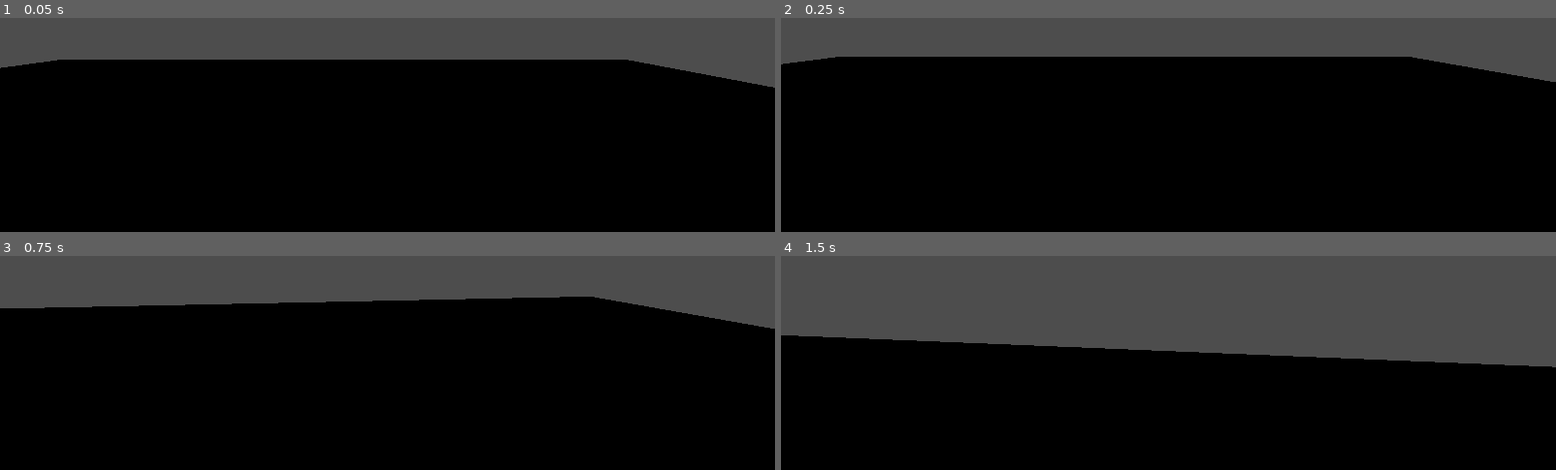
Above: before the commit, frames 1-4 (two rows, left to right).
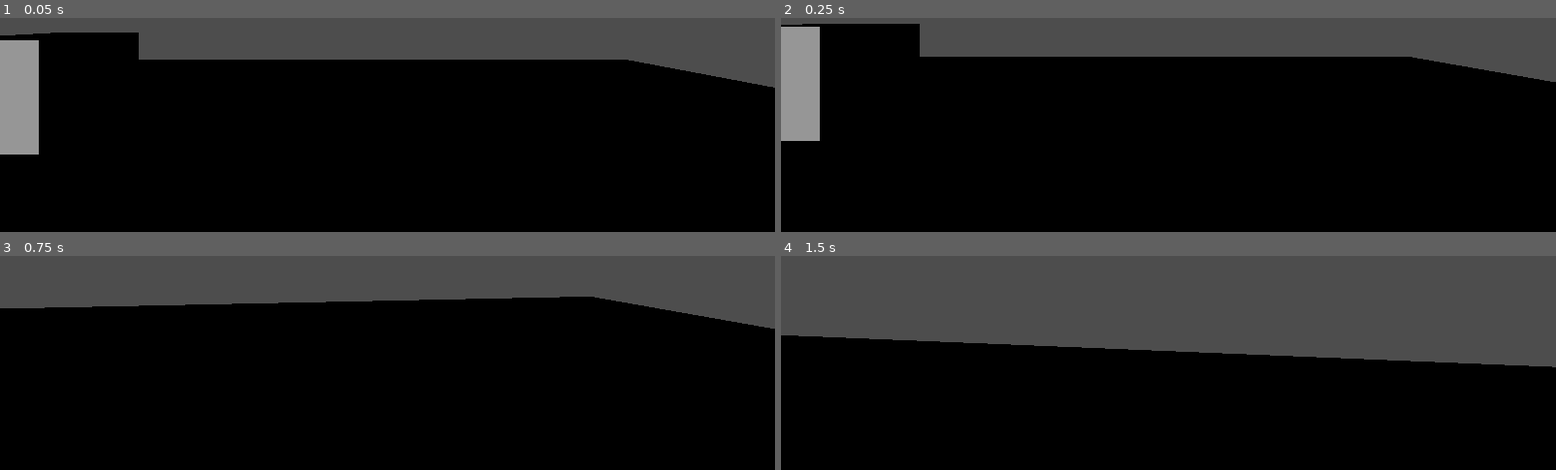
Above: after the commit, the same moments.

Repository: Anonoymouse/forge-repository
Game: Godot game, scene res://test_room.tscn
The game is run twice, just before and just after one commit, with the same random seed, the same clock (stepped at 60 frames per second) and the same inputs. The project has no main scene, so this scene is started directly.
Inputs (mouse positions are in pixels of both pictures, inside the frame that each line leads up to):
- Up to frame 1 (0.05 s): no input
- Up to frame 2 (0.25 s): no input
- Up to frame 3 (0.75 s): tap Enter at 0.5 s; move the mouse to (outside the picture) at 0.52 s; press the mouse at (outside the picture) at 0.53 s; hold W (move_forward) from 0.53 s (still down)
- Up to frame 4 (1.5 s): keep holding W (move_forward); move the mouse to (outside the picture) at 1.27 s; release the mouse at (outside the picture) at 1.28 s; click (outside the picture) at 1.35 s

The runs differ from the first frame. In frame 1, 4.5% of the frame differs, in the area x 0-18%, y 6-64%; in frame 2, 4.7%, in the area x 0-18%, y 2-58%; in frame 3, nothing differs; in frame 4, nothing differs.

Commit message:
made the target have some code and function also player can now shoot

Diff:
--- a/player.gd
+++ b/player.gd
@@ -1,4 +1,5 @@
 extends CharacterBody3D
+
 @export var speed := 6.0
 @export var mouse_sensitivity := 0.002
 
@@ -6,11 +7,16 @@
 
 var gravity: float = ProjectSettings.get_setting("physics/3d/default_gravity")
 
+
 func _ready() -> void:
 	Input.mouse_mode = Input.MOUSE_MODE_CAPTURED
 	camera.current = true
 
+
 func _unhandled_input(event: InputEvent) -> void:
+	if event.is_action_pressed("shoot"):
+		shoot()
+
 	if event is InputEventMouseMotion:
 		rotate_y(-event.relative.x * mouse_sensitivity)
 		camera.rotate_x(-event.relative.y * mouse_sensitivity)
@@ -18,6 +24,7 @@
 
 	if event.is_action_pressed("ui_cancel"):
 		Input.mouse_mode = Input.MOUSE_MODE_VISIBLE
+
 
 func _physics_process(delta: float) -> void:
 	if not is_on_floor():
@@ -32,3 +39,19 @@
 	velocity.z = direction.z * speed
 
 	move_and_slide()
+
+
+func shoot() -> void:
+	var from := camera.global_position
+	var to := from - camera.global_transform.basis.z * 100.0
+
+	var query := PhysicsRayQueryParameters3D.create(from, to)
+	query.exclude = [get_rid()]
+
+	var result := get_world_3d().direct_space_state.intersect_ray(query)
+
+	if not result.is_empty():
+		print("Hit: ", result.collider.name)
+
+		if result.collider.has_method("hit"):
+			result.collider.hit()
--- a/project.godot
+++ b/project.godot
@@ -36,3 +36,8 @@
 "events": [Object(InputEventKey,"resource_local_to_scene":false,"resource_name":"","device":0,"window_id":0,"alt_presse …(189 unchanged characters)…
 ]
 }
+shoot={
+"deadzone": 0.2,
+"events": [Object(InputEventMouseButton,"resource_local_to_scene":false,"resource_name":"","device":-1,"window_id":0,"alt_pressed":false,"shift_pressed":false,"ctrl_pressed":false,"meta_pressed":false,"button_mask":0,"position":Vector2(0, 0),"global_position":Vector2(0, 0),"factor":1.0,"button_index":1,"canceled":false,"pressed":false,"double_click":false,"script":null)
+]
+}
--- /dev/null
+++ b/target.gd
@@ -0,0 +1,10 @@
+extends StaticBody3D
+
+var health := 3
+
+func hit() -> void:
+	health -= 1
+	print("Target hit! Health: ", health)
+
+	if health <= 0:
+		queue_free()
--- a/target.tscn
+++ b/target.tscn
@@ -1,10 +1,13 @@
-[gd_scene load_steps=3 format=3 uid="uid://wihvq0wad5c3"]
+[gd_scene load_steps=4 format=3 uid="uid://wihvq0wad5c3"]
+
+[ext_resource type="Script" uid="uid://de5t638kkcopg" path="res://target.gd" id="1_t2jmu"]
 
 [sub_resource type="BoxMesh" id="BoxMesh_3hr3o"]
 
 [sub_resource type="BoxShape3D" id="BoxShape3D_t2jmu"]
 
 [node name="target" type="StaticBody3D"]
+script = ExtResource("1_t2jmu")
 
 [node name="MeshInstance3D" type="MeshInstance3D" parent="."]
 mesh = SubResource("BoxMesh_3hr3o")
--- a/test_room.tscn
+++ b/test_room.tscn
@@ -1,6 +1,7 @@
-[gd_scene load_steps=4 format=3 uid="uid://c3gue76gskcx"]
+[gd_scene load_steps=5 format=3 uid="uid://c3gue76gskcx"]
 
 [ext_resource type="PackedScene" uid="uid://ddwcrajynno0w" path="res://player.tscn" id="1_aiegb"]
+[ext_resource type="PackedScene" uid="uid://wihvq0wad5c3" path="res://target.tscn" id="2_oqbmf"]
 
 [sub_resource type="BoxMesh" id="BoxMesh_oqbmf"]
 size = Vector3(20, 1, 20)
@@ -24,3 +25,6 @@
 shape = SubResource("BoxShape3D_aiegb")
 
 [node name="DirectionalLight3D" type="DirectionalLight3D" parent="."]
+
+[node name="target" parent="." instance=ExtResource("2_oqbmf")]
+transform = Transform3D(1, 0, 0, 0, 1, 0, 0, 0, 1, -2, 1, -3)
Not shown, added: target.gd.uid
